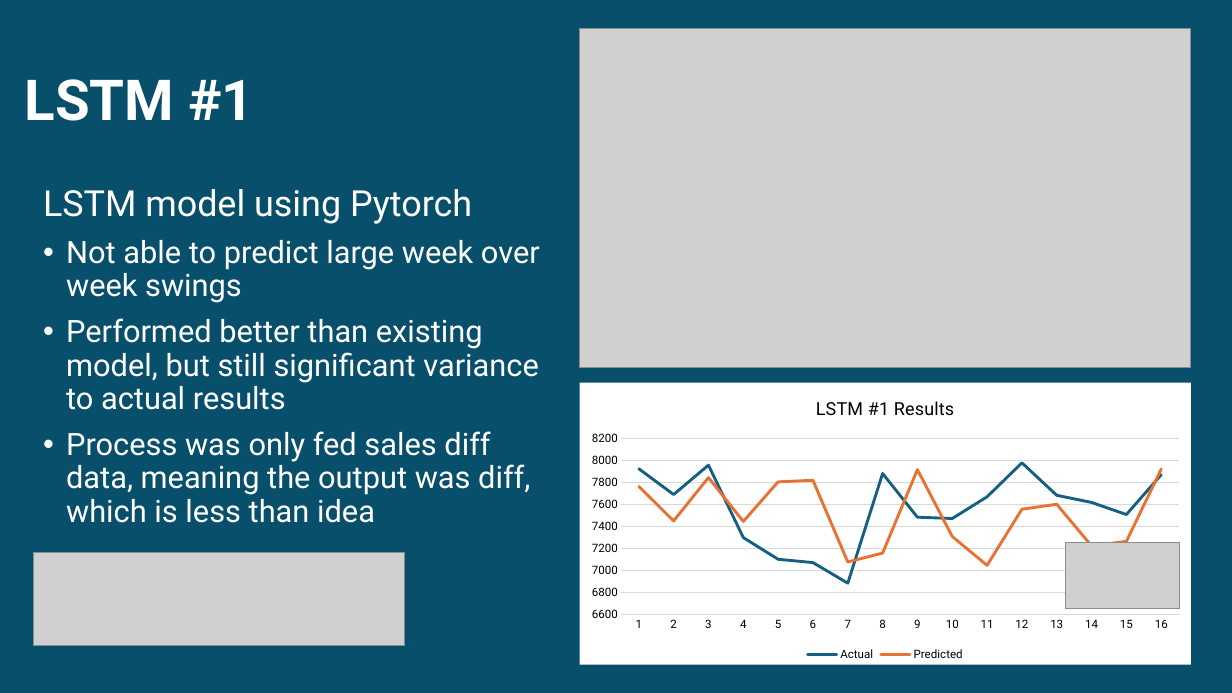
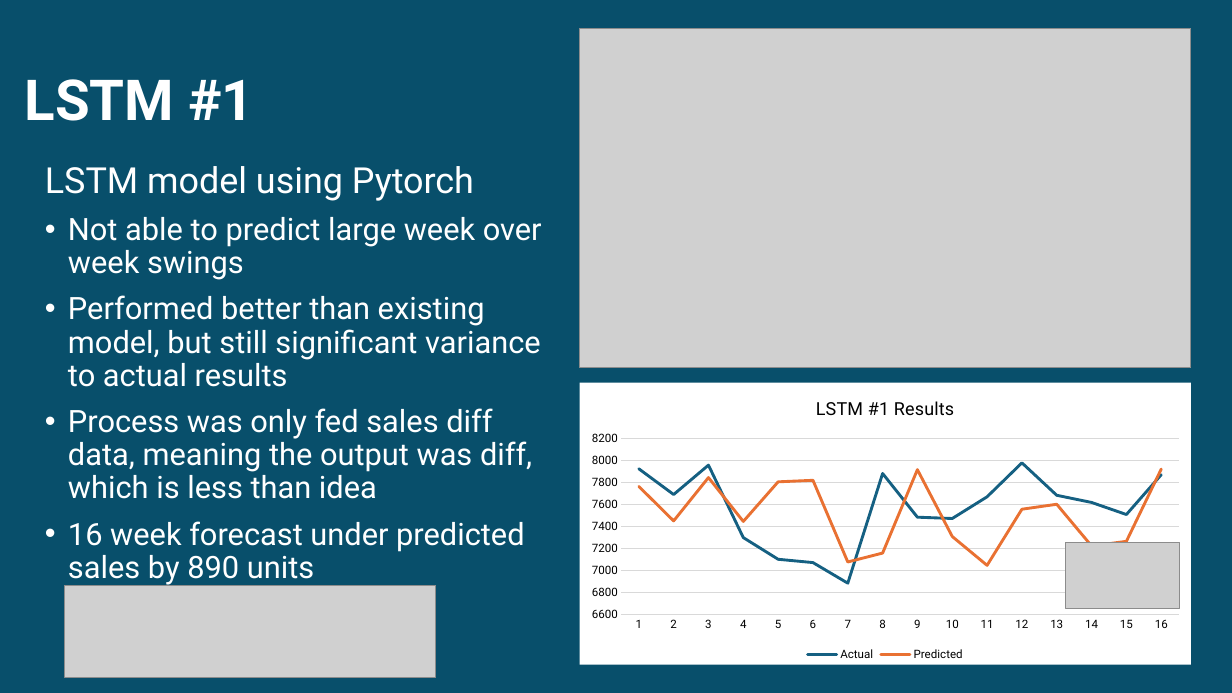
Before and after one commit to jstipe1/AI_Project_3, a slide deck: slide 5 of Forecasting_presentation.pptx. Drawn at 1232x693 pixels with LibreOffice and Linux fonts; fonts in the diff are those of the drawing; grey boxes stand for pictures. Boxes give left, top, right and bottom in pixels: in the first picture for what was removed or moved away, otherwise in the second. Text is boxed around its words. In the diff, an @@ line names an element or a change of style, - is before the commit and + after.

```diff
--- a/Forecasting_presentation.pptx
+++ b/Forecasting_presentation.pptx
@@ text "LSTM model using Pytorch" moved from (x1=43, y1=189, x2=540, y2=523) to (x1=45, y1=166, x2=542, y2=586) @@
@@ text at (x1=68, y1=521, x2=524, y2=586): paragraph added @@
+• 16 week forecast under predicted sales by 890 units
@@ picture moved from (x1=34, y1=553, x2=406, y2=645) to (x1=65, y1=585, x2=436, y2=677) @@
```
Also in this commit, not shown: 5 other slides changed.
